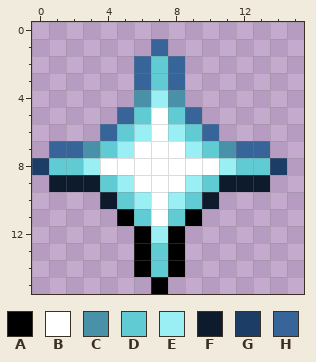
Two versions of one pixel-art sprite, items/generic/arcana_essence/arcana_essence_azureEssence.png. Above, as it was before the edit.
The file is 16x16 pixels.
Palette (. is transparent): A #000000  B #ffffff  C #4891a9  D #60cbd2  E #9aeff5  F #0d1b2d  G #1c3d65  H #37659a
Pixels before, first column x 0:
 1 .......H.......
 2 ......HDH......
 3 ......HDH......
 4 ......CEC......
 5 .....HDBDH.....
 6 ....HDEBEDH....
 7 .HHCDEBBBEDCHH.
 8 GDDEBBBBBBBEDDG
 9 .FFFDEBBBEDFFF.
10 ....FDEBEDF....
11 .....ADBDA.....
12 ......AEA......
13 ......ADA......
14 ......ADA......
15 .......A.......
The same view after the edit:
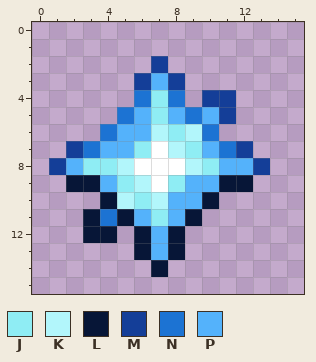
Colours new in this view: J #8fedf4  K #b2f6fb  L #071637  M #143e98  N #1c73d3  P #54b2fb
Changes in this commit:
Changed rows in their new state; - is an unchanged pixel.
first column x 0:
 1 -------.-------
 2 ------.M.------
 3 ------MPM------
 4 ------NJN-MM---
 5 -----NPJPNPM---
 6 ----NPPKJKN----
 7 -.MNPPJ-KJPNM.-
 8 .MPJJK---KJPPM.
 9 -.LLPJK-JPPLL.-
10 ----LKJKPPL----
11 ---LNLPJPL-----
12 ---LL-LPL------
13 ------LPL------
14 ------.L.------
15 -------.-------
Boxes around the changes in both pictures, in picture pixels (x1, y1, x2, y2):
changed: (32, 39, 287, 294)
